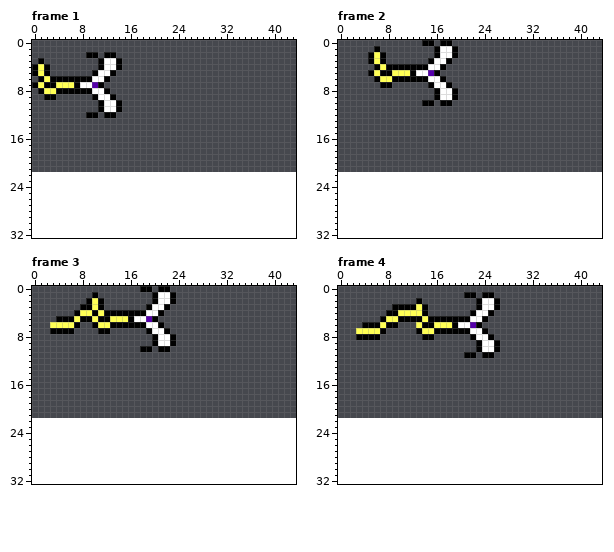
A pixel-art file gets an edit: Source/images/ega/level/Hook_Thrown_2.ase. The first picture shows the starting point.
44x22 pixels, 7 frames. Shown: frame 1, frame 2, frame 3, frame 4. The old version is drawn lined up with the new one, on the new canvas. The commit also changed other frames, which this record leaves out.
After the commit:
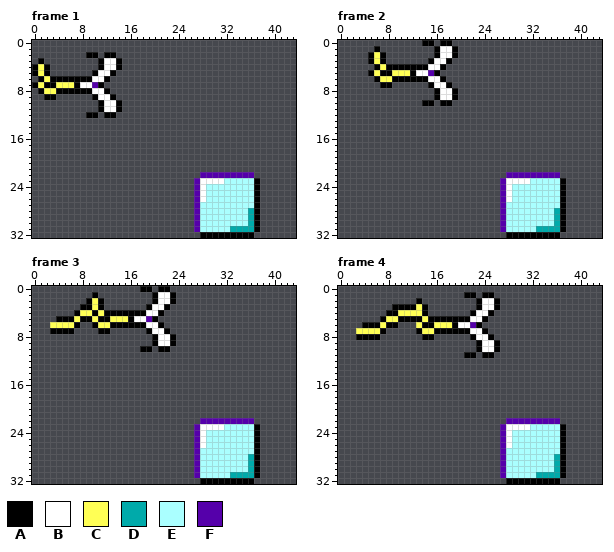
Palette (. is transparent): A #000000  B #ffffff  C #ffff55  D #00aaaa  E #aaffff  F #5500aa
The edit:
canvas 44x22 -> 44x33
Frame 1:
y 22: x 28..36 ......... -> FFFFFFFFF
y 23: x 27..37 ........... -> FBBBBEEEEEA
y 24..26: x 27..37 ........... -> FBEEEEEEEEA
y 27: x 27..37 ........... -> FEEEEEEEEEA
y 28..30: x 27..37 ........... -> FEEEEEEEEDA
y 31: x 27..37 ........... -> FEEEEEDDDDA
y 32: x 28..36 ......... -> AAAAAAAAA
Frame 2: the same change as frame 1
Frame 3: the same change as frame 1
Frame 4: the same change as frame 1
